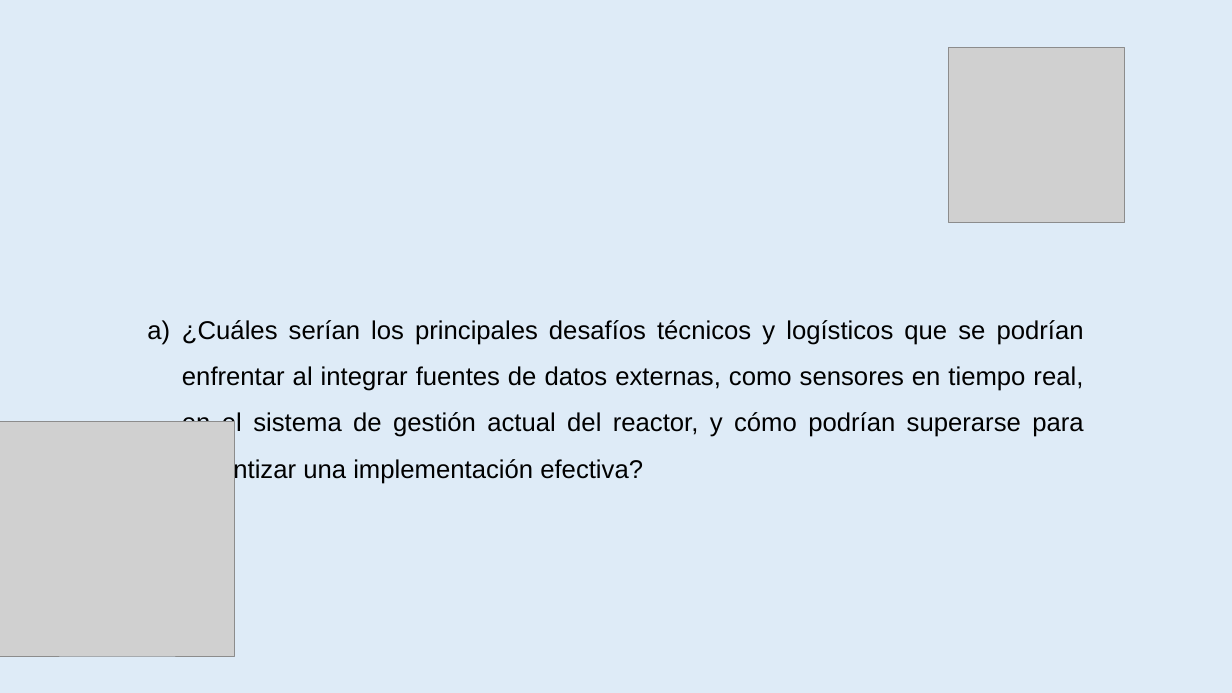
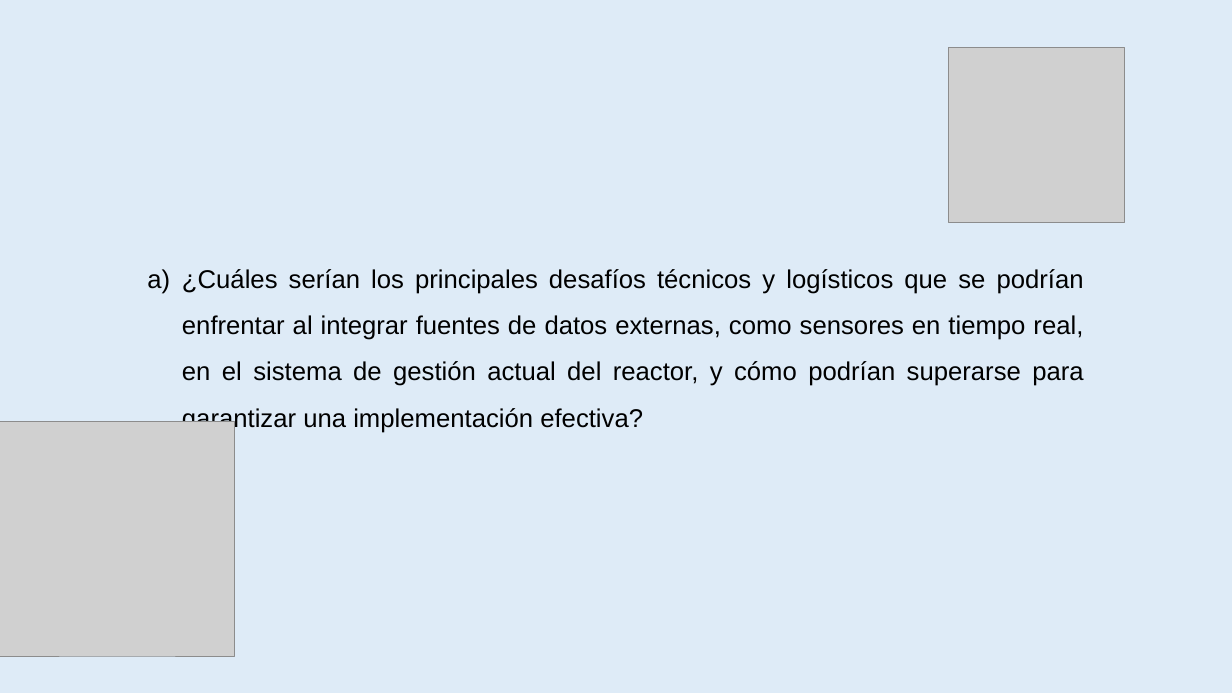
Before and after one commit to amypadron/prower_tesis, a slide deck: slide 62 of Digestión anaerobía.Original.pptx. Drawn at 1232x693 pixels with LibreOffice and Linux fonts; fonts in the diff are those of the drawing; grey boxes stand for pictures. Boxes give left, top, right and bottom in pixels: in the first picture for what was removed or moved away, otherwise in the second. Text is boxed around its words. In the diff, an @@ line names an element or a change of style, - is before the commit and + after.

```diff
--- a/Digestión anaerobía.Original.pptx
+++ b/Digestión anaerobía.Original.pptx
@@ text "¿Cuáles serían los principales desafíos ...": place and size @@
-text "¿Cuáles serían los principales desafíos ..." at <box>182,320,1084,484</box>
+text "¿Cuáles serían los principales desafíos ..." at <box>182,269,1084,433</box>
```
Also in this commit, not shown: 2 other slides changed, 1 slide added.
